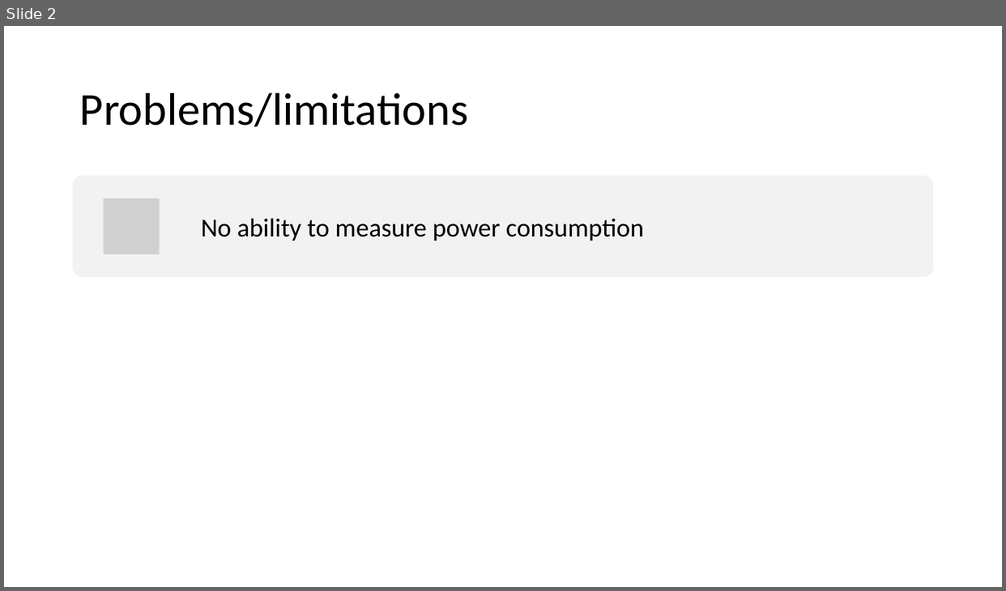
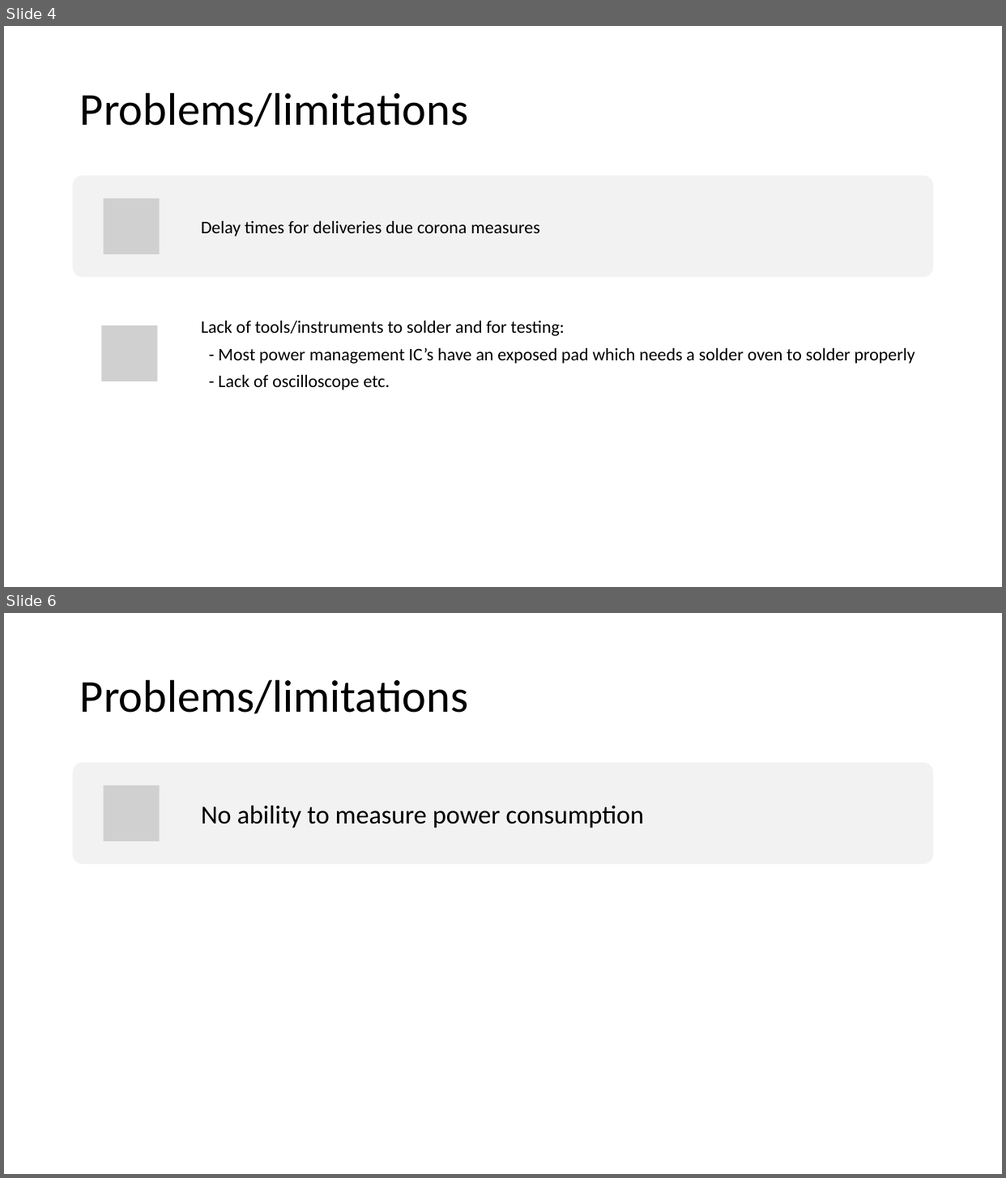
Before and after one commit to thomasf10/cosy_cafeteria, a slide deck: presentatie/tussentijdsepresentatie.pptx. Shown one above the other, each under a label of ours: slide 2 before the commit, slides 4 and 6 after it; the slides between them are not shown. The pictures are 1006x591 and 1006x1178 pixels, drawn with LibreOffice and Linux fonts; fonts in the diff are those of the drawing; grey boxes stand for pictures. Boxes give left, top, right and bottom in pixels: in the first picture for what was removed or moved away, otherwise in the second. Text is boxed around its words. In the diff, an @@ line names an element or a change of style, - is before the commit and + after.

Commit message:
toevoeging titel + index + power management aan ppt

```diff
--- a/presentatie/tussentijdsepresentatie.pptx
+++ b/presentatie/tussentijdsepresentatie.pptx
@@ slide 4 added at <box>4,26,1002,587</box>, background #FFFFFF @@
@@ title added at <box>80,92,468,127</box>, 44 pt, text #000000 @@
+Problems/limitations
@@ group added at <box>73,176,934,415</box>: 2 rounded rectangles, 2 pictures, 2 texts @@
+Delay times for deliveries due corona measures
+Lack of tools/instruments to solder and for testing:
+- Most power management IC’s have an exposed pad which needs a solder oven to solder properly
+- Lack of oscilloscope etc.
@@ what was slide 2 is now slide 6 @@
```
Also in this commit, not shown: 2 slides changed, 3 other slides added, 5 other files.
